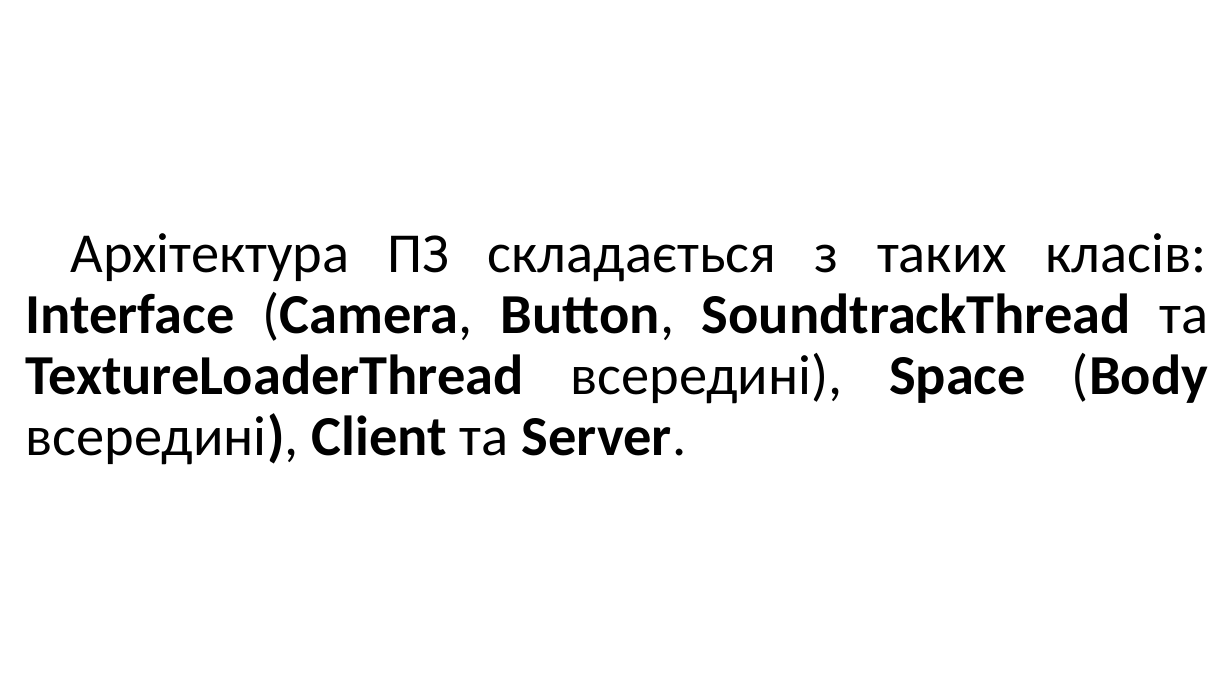
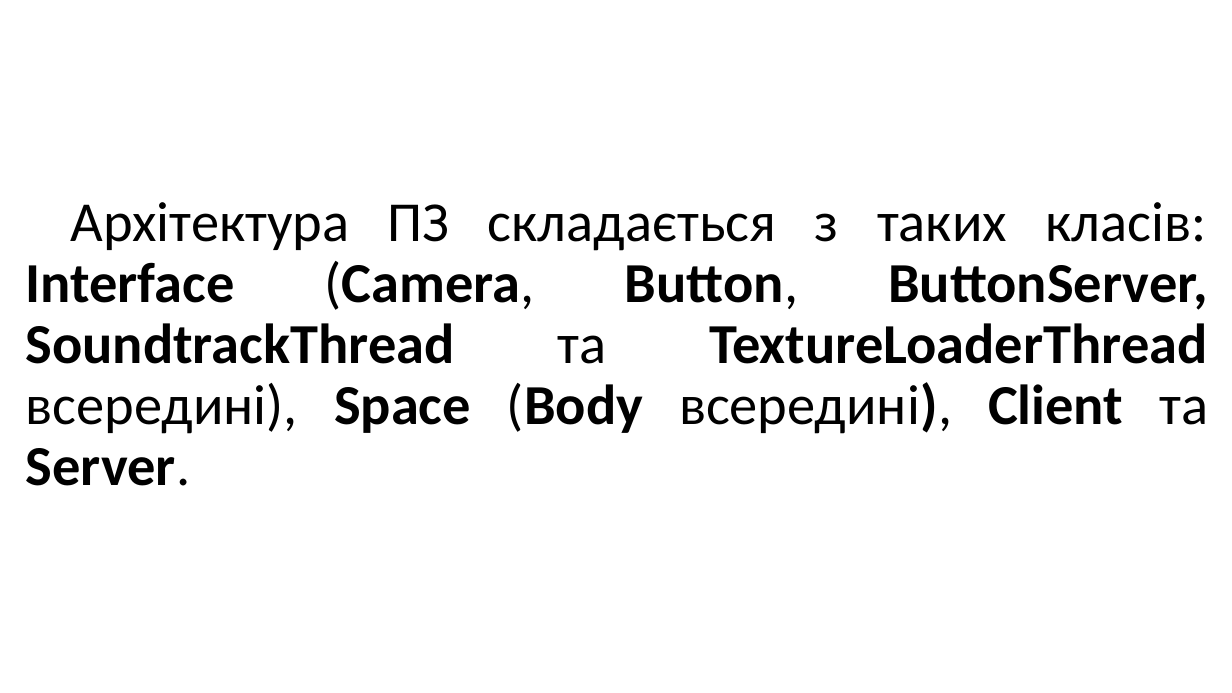
Before and after one commit to maldenol/spacepioneers, a slide deck: slide 7 of documentation/МАНУ2020.pptx. Drawn at 1232x693 pixels with LibreOffice and Linux fonts; fonts in the diff are those of the drawing; background and template pictures are left out. Boxes give left, top, right and bottom in pixels: in the first picture for what was removed or moved away, otherwise in the second. Text is boxed around its words. In the diff, an @@ line names an element or a change of style, - is before the commit and + after.

```diff
--- a/documentation/МАНУ2020.pptx
+++ b/documentation/МАНУ2020.pptx
@@ title at (x1=26, y1=202, x2=1208, y2=486): text changed @@
-Архітектура ПЗ складається з таких класів: Interface (Camera, Button, SoundtrackThread та TextureLoaderThread всередині), Space (Body всередині), Client та Server.
+Архітектура ПЗ складається з таких класів: Interface (Camera, Button, ButtonServer, SoundtrackThread та TextureLoaderThread всередині), Space (Body всередині), Client та Server.
```
Also in this commit, not shown: 1 other slide changed, 1 slide added, 1 slide removed, 2 other files.
